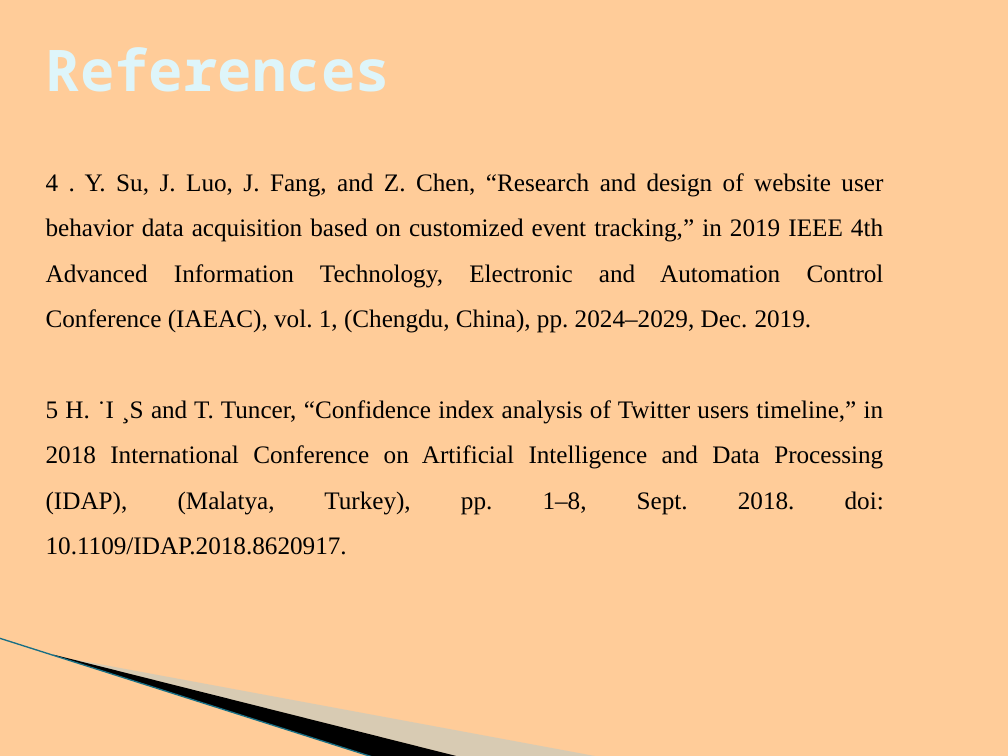
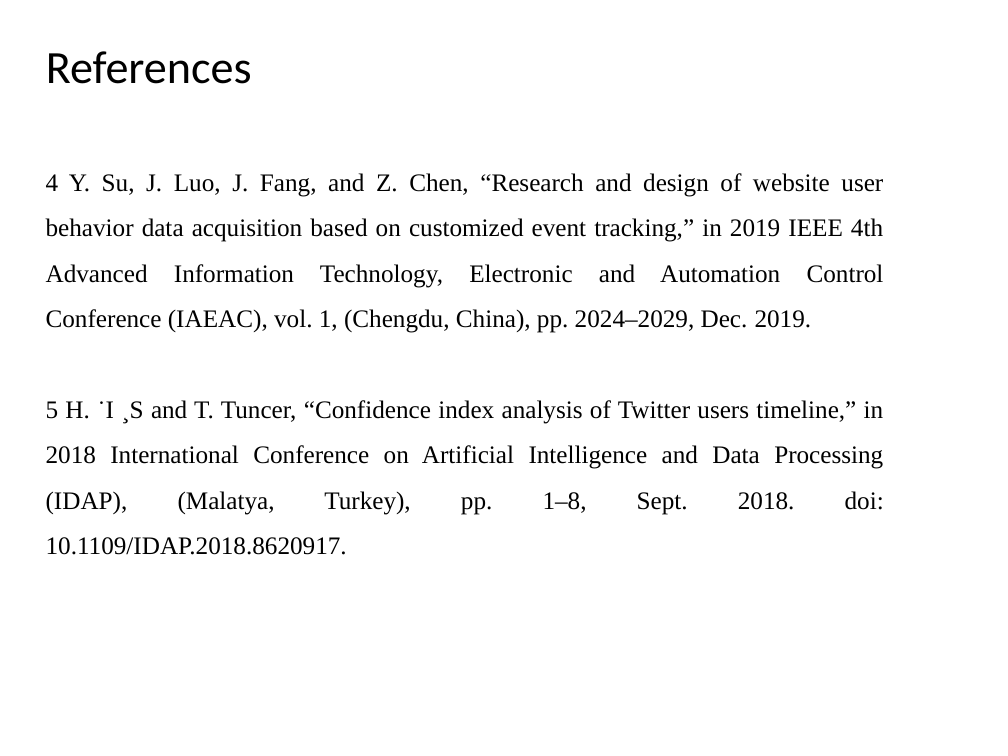
Before and after one commit to BHARGAVKR2000/Event-Detetion-System, a slide deck: slide 25 of project-E10.pptx (slide 27 before the commit). Drawn at 1008x756 pixels with LibreOffice and Linux fonts; fonts in the diff are those of the drawing; background and template pictures are left out. Boxes give left, top, right and bottom in pixels: in the first picture for what was removed or moved away, otherwise in the second. Text is boxed around its words. In the diff, an @@ line names an element or a change of style, - is before the commit and + after.

Commit message:
event detection system

```diff
--- a/project-E10.pptx
+++ b/project-E10.pptx
@@ background #FFCC99 to #FFFFFF @@
@@ title "References" at <box>46,51,252,84</box>: size 41 to 33 pt, font Noto Sans Mono to Calibri, text colour #DEF5FA to #000000, bold off; line spacing 1 to 0.9 @@
@@ text at <box>46,173,884,333</box>: text changed @@
-4 . Y. Su, J. Luo, J. Fang, and Z. Chen, “Research and design of website user behavior data acquisition based on customized event tracking,” in 2019 IEEE 4th Advanced Information Technology, Electronic and Automation Control Conference (IAEAC), vol. 1, (Chengdu, China), pp. 2024–2029, Dec. 2019.
+4 Y. Su, J. Luo, J. Fang, and Z. Chen, “Research and design of website user behavior data acquisition based on customized event tracking,” in 2019 IEEE 4th Advanced Information Technology, Electronic and Automation Control Conference (IAEAC), vol. 1, (Chengdu, China), pp. 2024–2029, Dec. 2019.
@@ freeform shape removed at <box>79,551,498,711</box> @@
@@ freeform shape removed at <box>0,638,413,731</box> @@
@@ line removed from (0, 638) to (374, 756) @@
```
Also in this commit, not shown: 20 other slides changed, 4 slides added, 6 slides removed, 1 other file.
